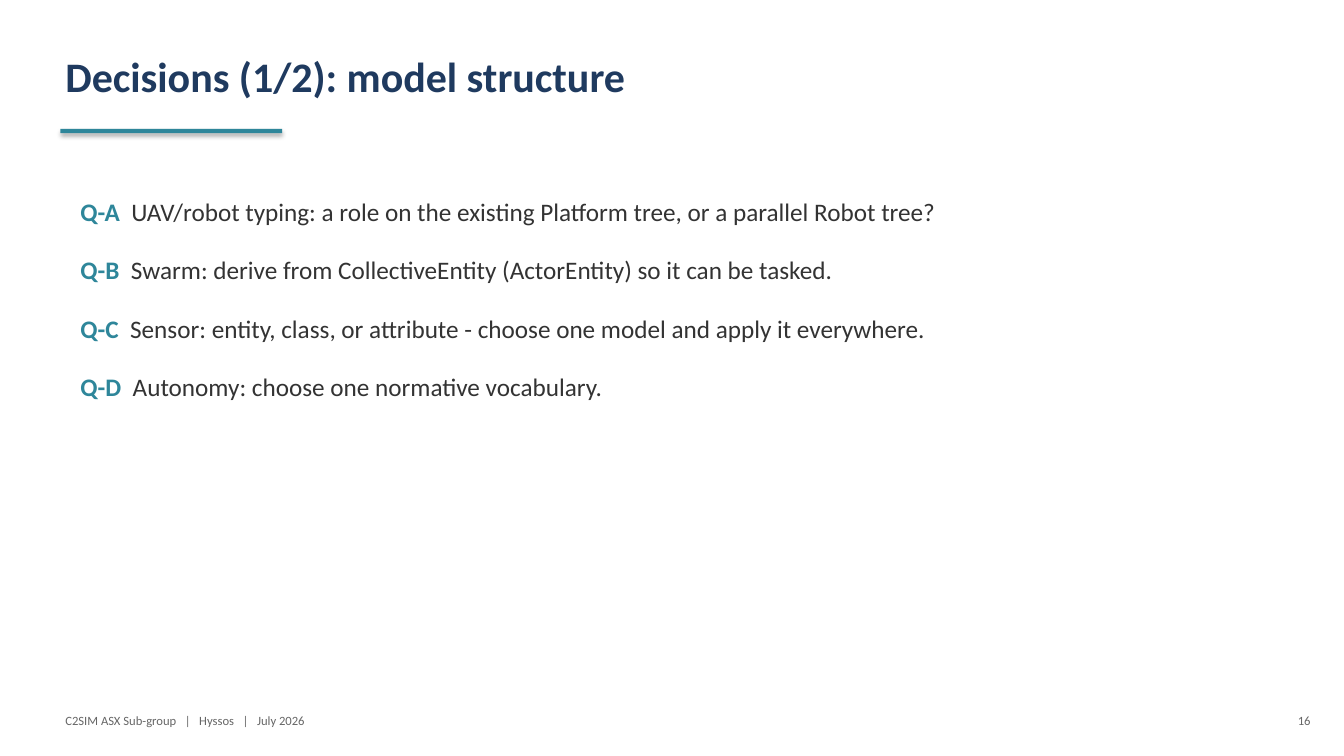
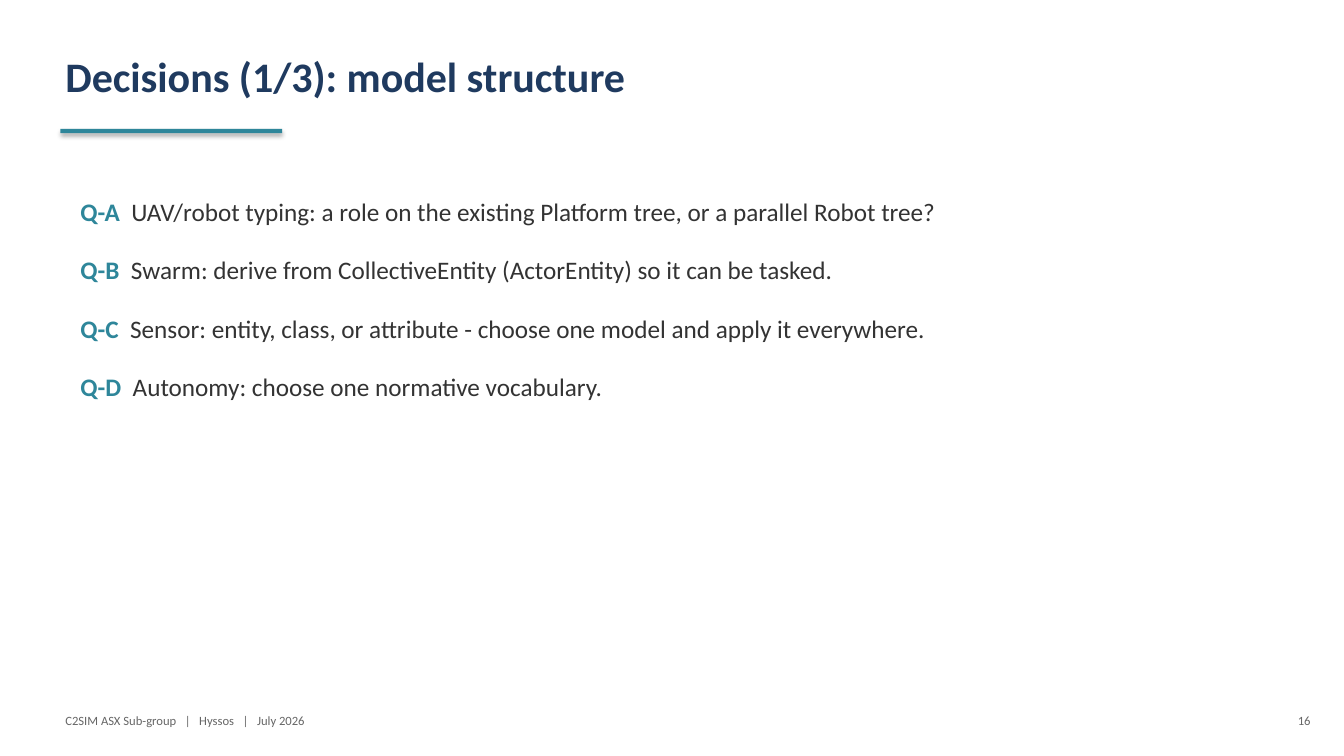
Before and after one commit to hyssostech/C2SIMArtifacts, a slide deck: slide 16 of Subgroups/ASX/InstantiationReview/ASX-Instantiation-Findings.pptx. Drawn at 1344x756 pixels with LibreOffice and Linux fonts; fonts in the diff are those of the drawing. Boxes give left, top, right and bottom in pixels: in the first picture for what was removed or moved away, otherwise in the second. Text is boxed around its words. In the diff, an @@ line names an element or a change of style, - is before the commit and + after.

```diff
--- a/Subgroups/ASX/InstantiationReview/ASX-Instantiation-Findings.pptx
+++ b/Subgroups/ASX/InstantiationReview/ASX-Instantiation-Findings.pptx
@@ text at box(65, 61, 625, 98): text changed @@
-Decisions (1/2): model structure
+Decisions (1/3): model structure
```
Also in this commit, not shown: 7 other slides changed, 14 other files.
